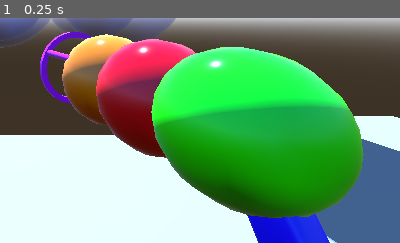
Above: before the commit, frame 1.
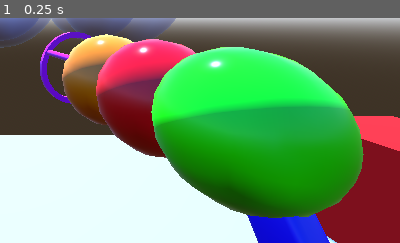
Above: after the commit, the same moment.

Repository: ericsnekbytes/GGJ-2025-Bubble-Forager
Game: Godot game, scene res://levels/bubble_hunt.tscn
Same seed, same stepped clock (60 frames per second), same inputs: the game is played once before the commit and once after it.
Inputs:
- Up to frame 1 (0.25 s): no input
The pictures show only the part of the screen within x 50-100%, y 50-100%; the shares and areas given below are measured in that part.

The runs differ from the first frame. In frame 1, 7.5% of the frame differs, in the area x 78-100%, y 43-100%.

Commit message:
Revise blow dryer raycasting.

Diff:
--- a/entity/ent_pyramid.tscn
+++ b/entity/ent_pyramid.tscn
@@ -1,6 +1,9 @@
-[gd_scene load_steps=3 format=3 uid="uid://bncw6pdrxy5px"]
+[gd_scene load_steps=4 format=3 uid="uid://bncw6pdrxy5px"]
 
 [sub_resource type="BoxShape3D" id="BoxShape3D_ow6jt"]
+
+[sub_resource type="StandardMaterial3D" id="StandardMaterial3D_kbog5"]
+albedo_color = Color(1, 0.046875, 0.046875, 1)
 
 [sub_resource type="BoxMesh" id="BoxMesh_bh0cl"]
 
@@ -8,6 +11,7 @@
 shape = SubResource("BoxShape3D_ow6jt")
 
 [node name="EntPyramid" type="MeshInstance3D" parent="."]
+material_override = SubResource("StandardMaterial3D_kbog5")
 mesh = SubResource("BoxMesh_bh0cl")
 
 [node name="Node3D" type="Node3D" parent="EntPyramid"]
--- a/player/player.gd
+++ b/player/player.gd
@@ -33,7 +33,9 @@
 
 
 func _ready():
+	# Configure guns
 	gun_bubble.start_process = true
+	gun_hair_dryer.set_raycast_orientation(player_cam)
 
 
 func _unhandled_input(event):
--- a/weapons/gun_hair_dryer.gd
+++ b/weapons/gun_hair_dryer.gd
@@ -3,6 +3,8 @@
 var owning_player = null
 var weapon_id = 'GUN_HAIR_DRYER'
 var start_process = false
+# ....
+@onready var raycast = $RayCast3D
 
 
 # Called when the node enters the scene tree for the first time.
@@ -10,6 +12,15 @@
 	pass # Replace with function body.
 
 
+func set_raycast_orientation(node):
+	raycast.global_position = node.global_position
+	raycast.global_basis = node.global_basis
+	raycast.global_basis = raycast.global_basis.rotated(raycast.global_basis.x, PI / 2.0)
+	#raycast.global_position += node.global_basis.z * -1  # debug
+
+
 # Called every frame. 'delta' is the elapsed time since the previous frame.
-func _process(delta):
-	pass
+func _physics_process(delta):
+	var current_time = Time.get_ticks_msec()
+	if start_process:
+		print('Raycast %s // %s' % [current_time, raycast.get_collider()])
--- a/weapons/gun_hair_dryer.tscn
+++ b/weapons/gun_hair_dryer.tscn
@@ -7,3 +7,7 @@
 script = ExtResource("1_h7sno")
 
 [node name="hair_dryer" parent="." instance=ExtResource("2_delt2")]
+
+[node name="RayCast3D" type="RayCast3D" parent="."]
+visible = false
+target_position = Vector3(0, -1000, 0)
